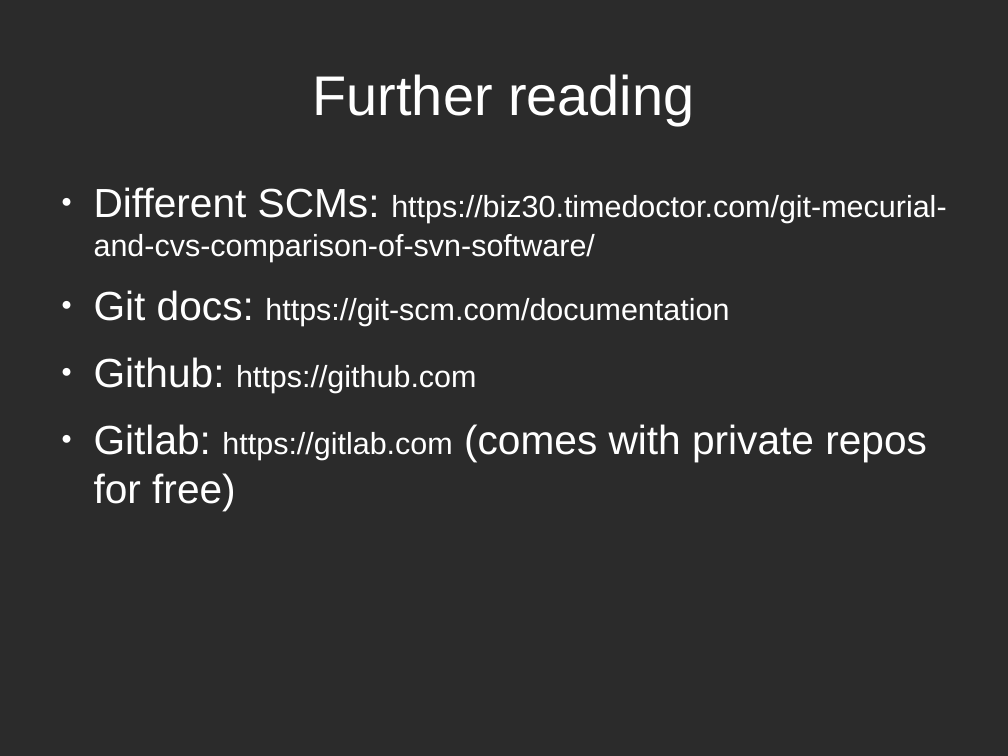
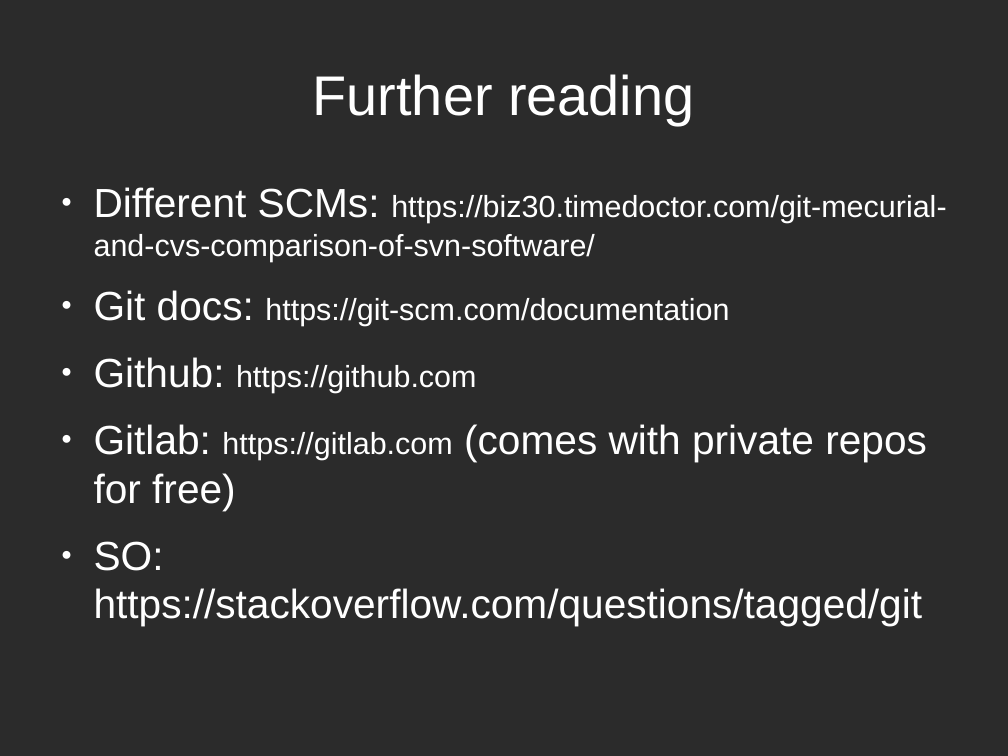
Before and after one commit to hwdegroot/days-of-code, a slide deck: slide 15 of presentation/zee-slides.odp. Drawn at 1008x756 pixels with LibreOffice and Linux fonts; fonts in the diff are those of the drawing; background and template pictures are left out; a plain dark background stands for a picture behind light text. Boxes give left, top, right and bottom in pixels: in the first picture for what was removed or moved away, otherwise in the second. Text is boxed around its words. In the diff, an @@ line names an element or a change of style, - is before the commit and + after.

Commit message:
Add so to references

```diff
--- a/presentation/zee-slides.odp
+++ b/presentation/zee-slides.odp
@@ text at [94, 541, 923, 626]: paragraph added @@
+● SO: https://stackoverflow.com/questions/tagged/git
```
